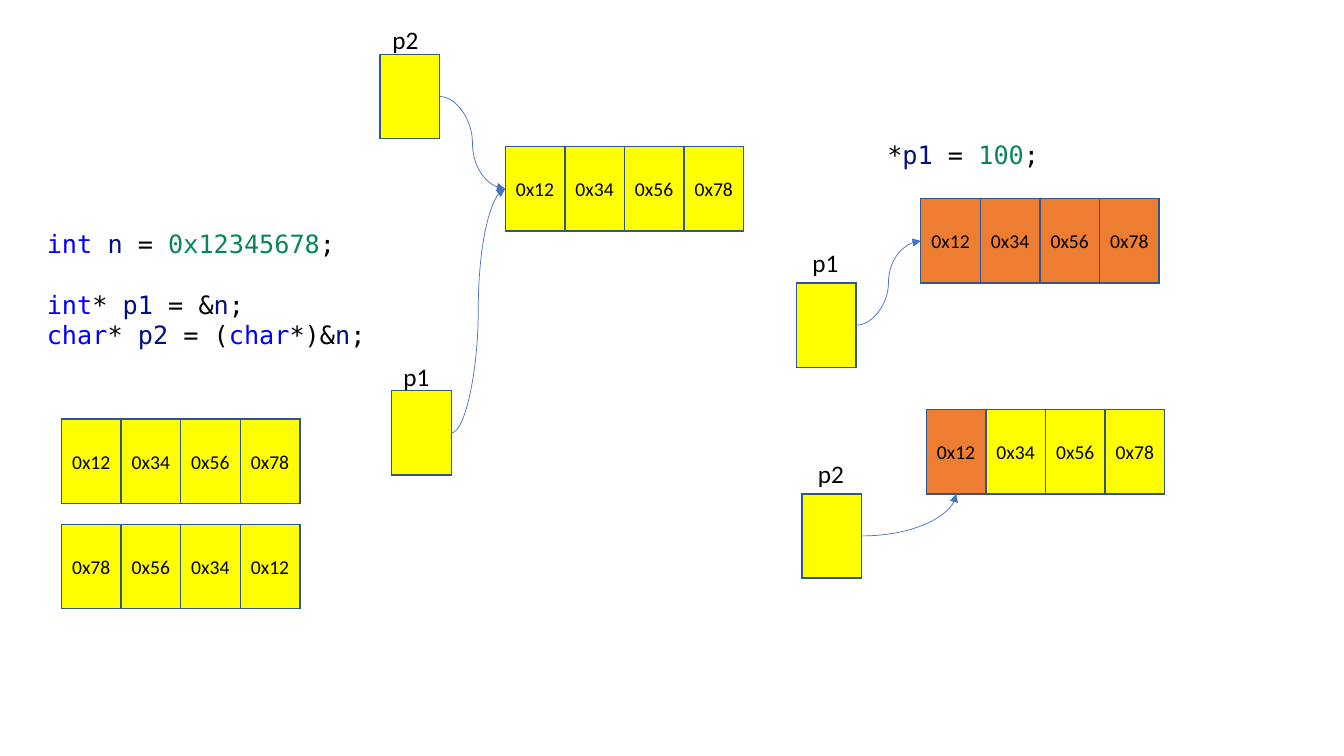
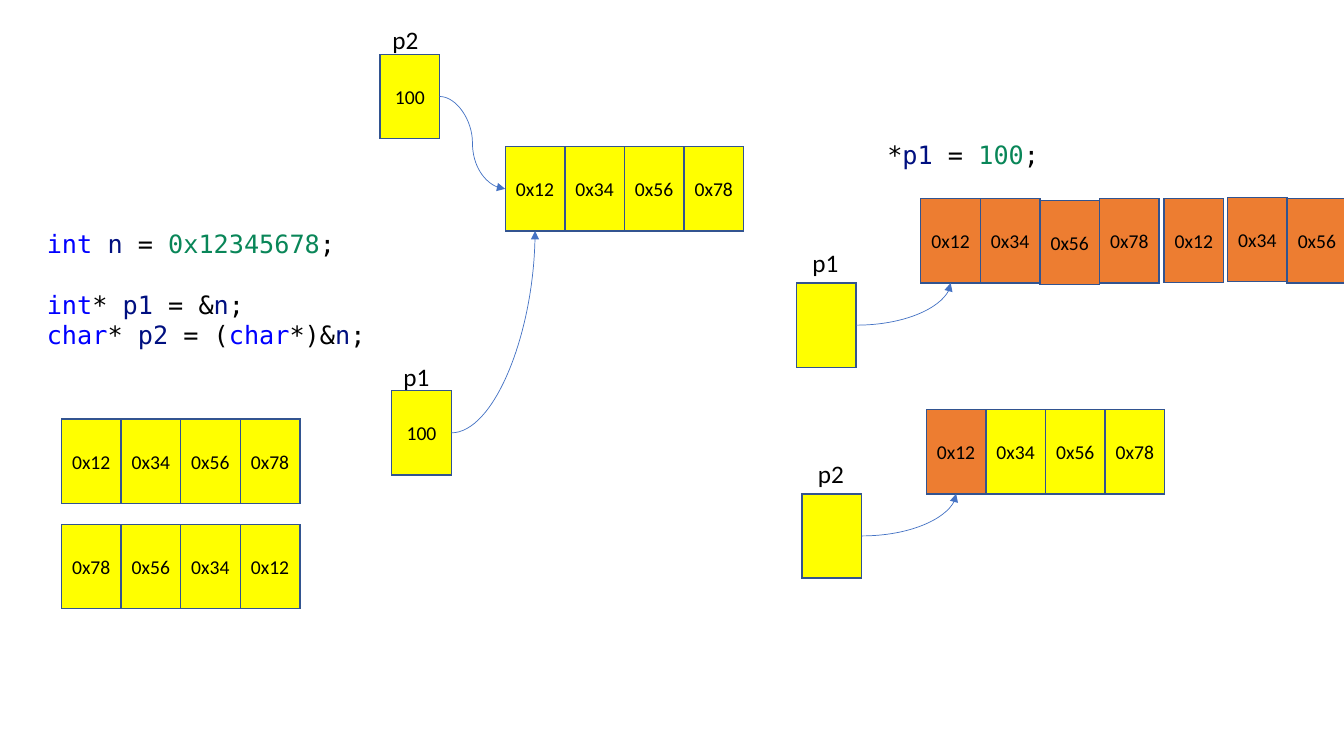
Before and after one commit to yoondev-classroom/hyundai_220510, a slide deck: slide 3 of 220510.pptx. Drawn at 1344x756 pixels with LibreOffice and Linux fonts; fonts in the diff are those of the drawing. Boxes give left, top, right and bottom in pixels: in the first picture for what was removed or moved away, otherwise in the second. Text is boxed around its words. In the diff, an @@ line names an element or a change of style, - is before the commit and + after.

```diff
--- a/220510.pptx
+++ b/220510.pptx
@@ text in rectangle at [395,91,425,104]: text added @@
+100
@@ rectangle added at [1165,199,1224,283], fill #ED7D31, outline #325491 1 pt, 14 pt, text #000000 @@
+0x12
@@ rectangle added at [1228,198,1288,282], fill #ED7D31, outline #325491 1 pt, 14 pt, text #000000 @@
+0x34
@@ rectangle added at [1288,199,1344,283], fill #ED7D31, outline #325491 1 pt, 14 pt, text #000000 @@
+0x56
@@ curved arrow moved from (452, 433) - (505, 189) to (452, 433) - (535, 231) @@
@@ curved arrow moved from (856, 326) - (922, 241) to (856, 326) - (951, 283) @@
@@ text in rectangle at [407,427,437,440]: text added @@
+100
```
Also in this commit, not shown: 1 other file.
